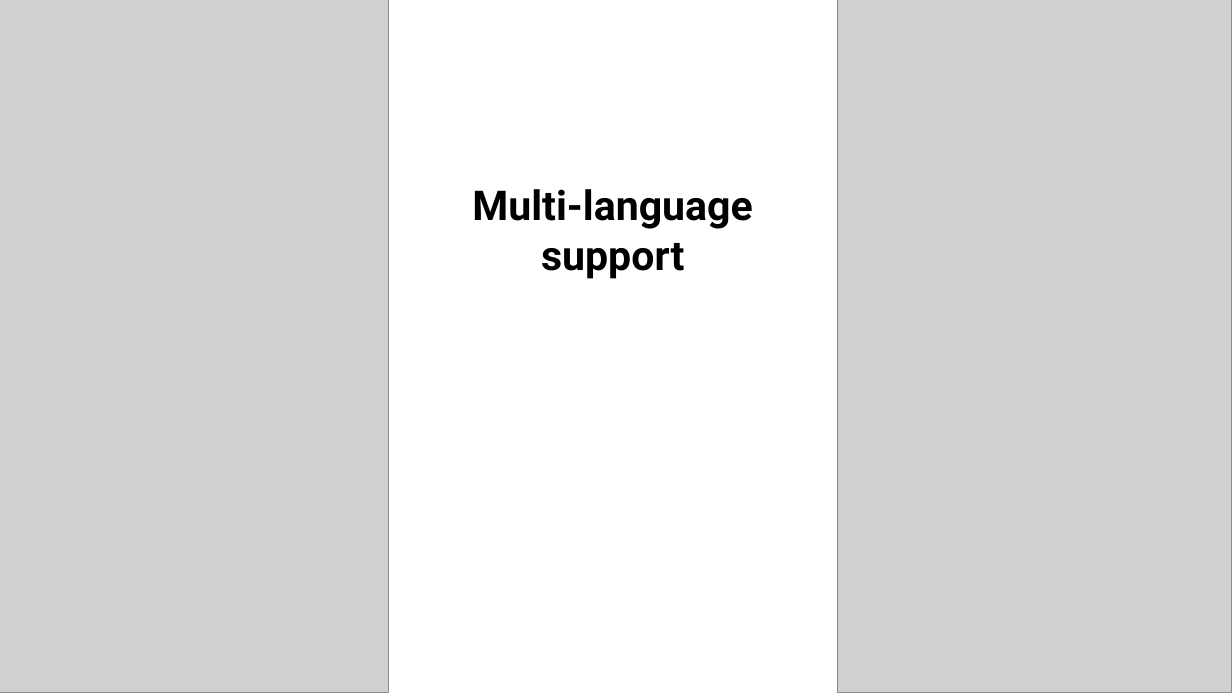
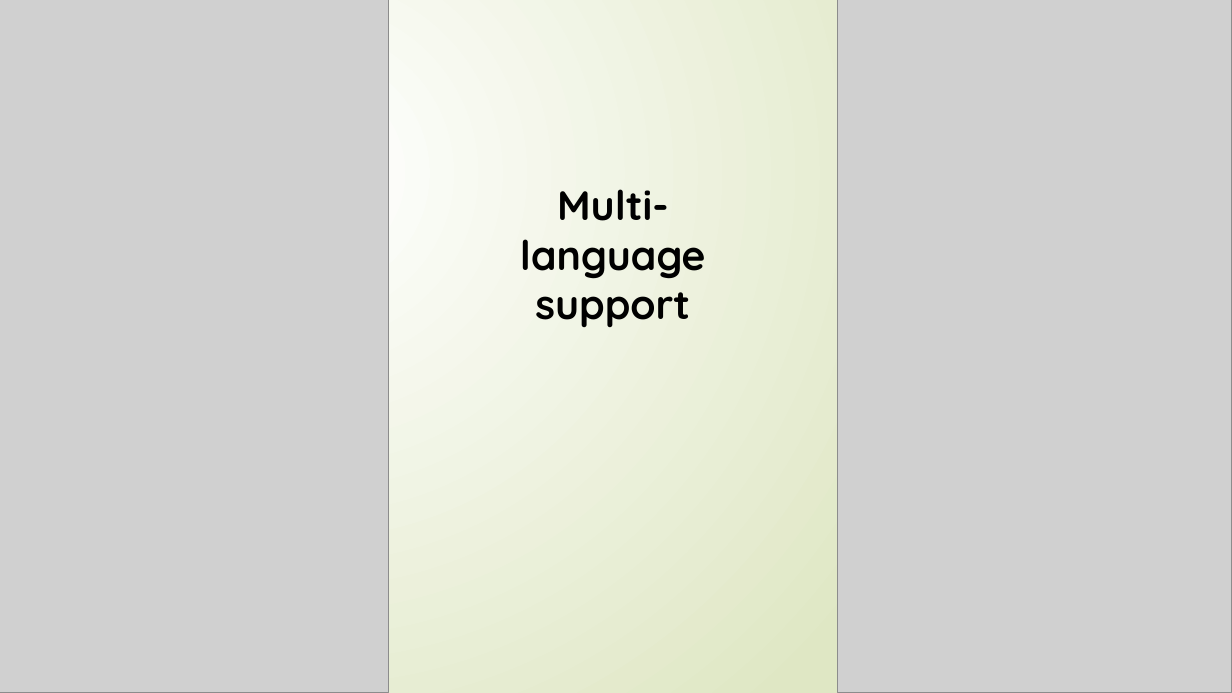
Before and after one commit to Andromeda24/BeyondClass, a slide deck: slide 5 of Doc/screenshots.pptx. Drawn at 1232x693 pixels with LibreOffice and Linux fonts; fonts in the diff are those of the drawing; grey boxes stand for pictures. Boxes give left, top, right and bottom in pixels: in the first picture for what was removed or moved away, otherwise in the second. Text is boxed around its words. In the diff, an @@ line names an element or a change of style, - is before the commit and + after.

```diff
--- a/Doc/screenshots.pptx
+++ b/Doc/screenshots.pptx
@@ background #FFFFFF to gradient #FFFFFF to #DFE8C4 @@
@@ text "Multi-language" at [520,189,706,327]: font Roboto to Quicksand @@
```
Also in this commit, not shown: 4 other slides changed, 1 other file.
